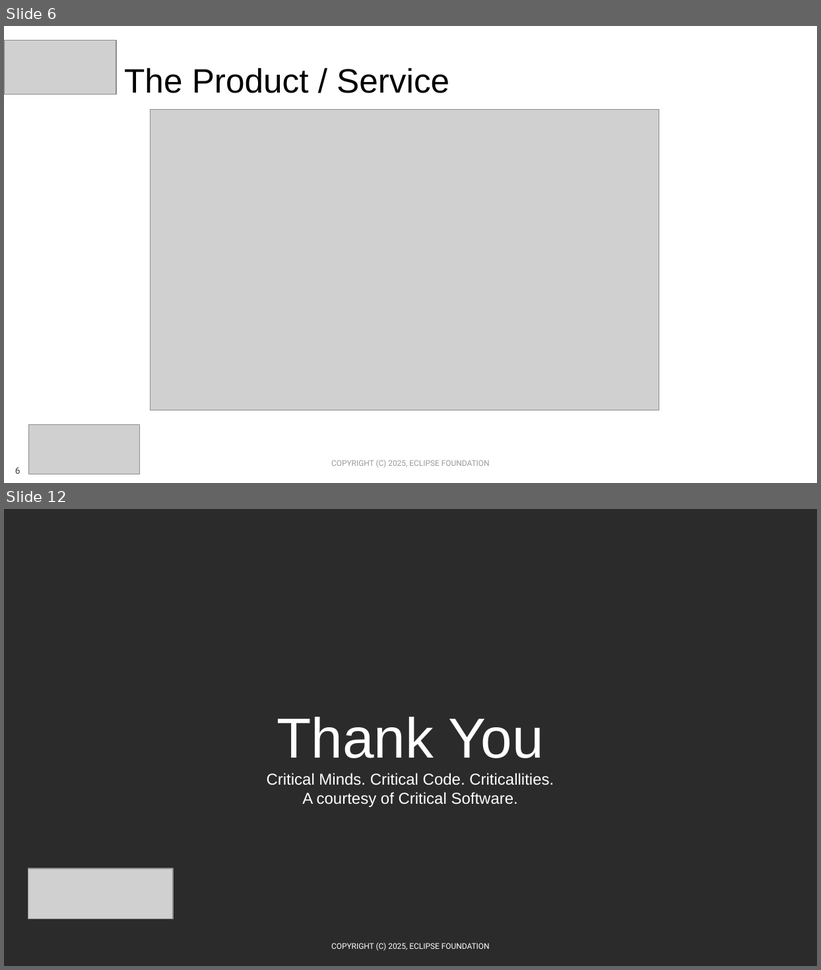
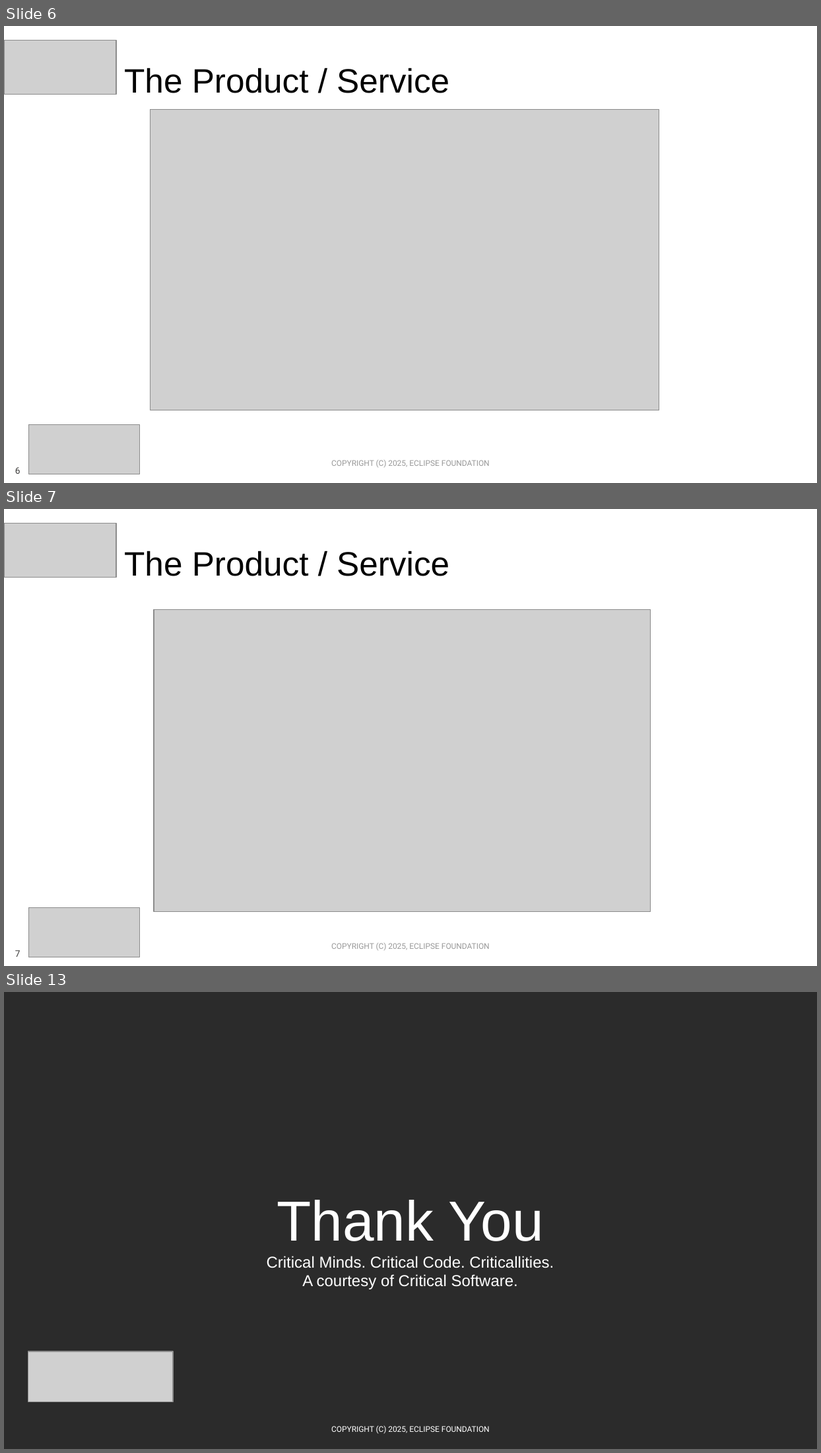
Before and after one commit to Eclipse-SDV-Hackathon-Chapter-Three/criticallites, a slide deck: SDV Hackathon 2025 - Pitching Slides Template.pptx. Shown one above the other, each under a label of ours: slides 6 and 12 before the commit, slides 6, 7 and 13 after it; the slides between them are not shown. The pictures are 821x970 and 821x1453 pixels, drawn with LibreOffice and Linux fonts; fonts in the diff are those of the drawing; grey boxes stand for pictures; background and template pictures are left out; a plain dark background stands for a picture behind light text. Boxes give left, top, right and bottom in pixels: in the first picture for what was removed or moved away, otherwise in the second. Text is boxed around its words. In the diff, an @@ line names an element or a change of style, - is before the commit and + after.

Commit message:
last diag

```diff
--- a/SDV Hackathon 2025 - Pitching Slides Template.pptx
+++ b/SDV Hackathon 2025 - Pitching Slides Template.pptx
@@ slide 7 added at (x1=4, y1=509, x2=817, y2=966), background #FFFFFF; not listed: 2 template elements that a slide beside it also shows @@
@@ picture added at (x1=4, y1=523, x2=116, y2=577) @@
@@ title added at (x1=124, y1=551, x2=450, y2=576), 30 pt, text #000000 @@
+The Product / Service
@@ picture added at (x1=154, y1=610, x2=650, y2=912) @@
@@ picture added at (x1=29, y1=908, x2=140, y2=958) @@
@@ what was slide 12 is now slide 13 @@
```
